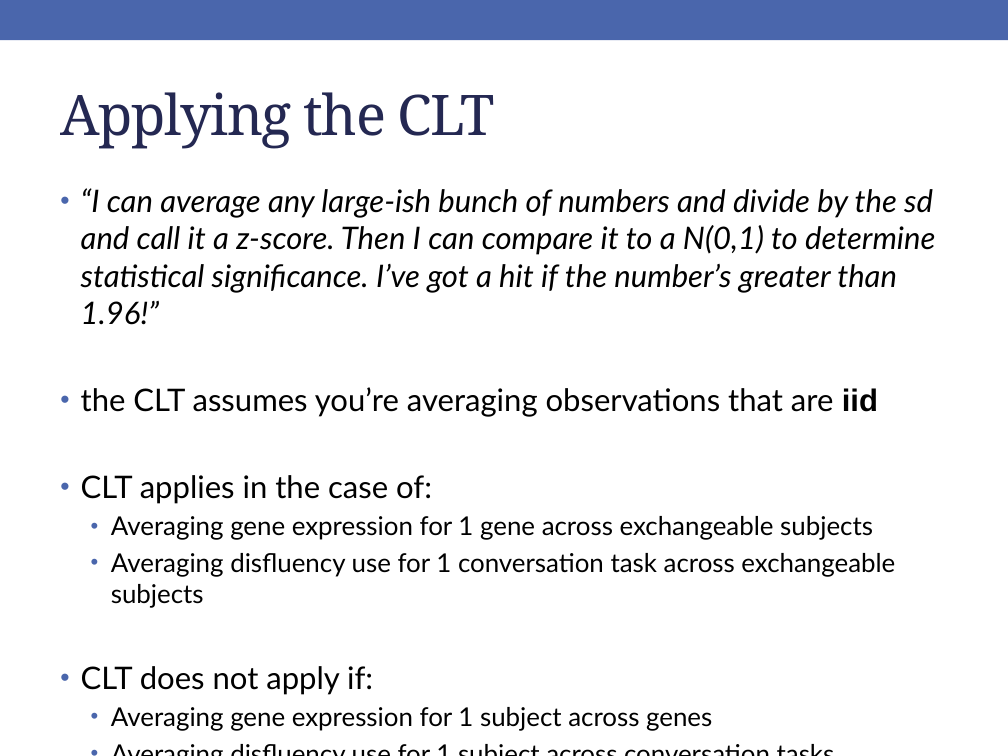
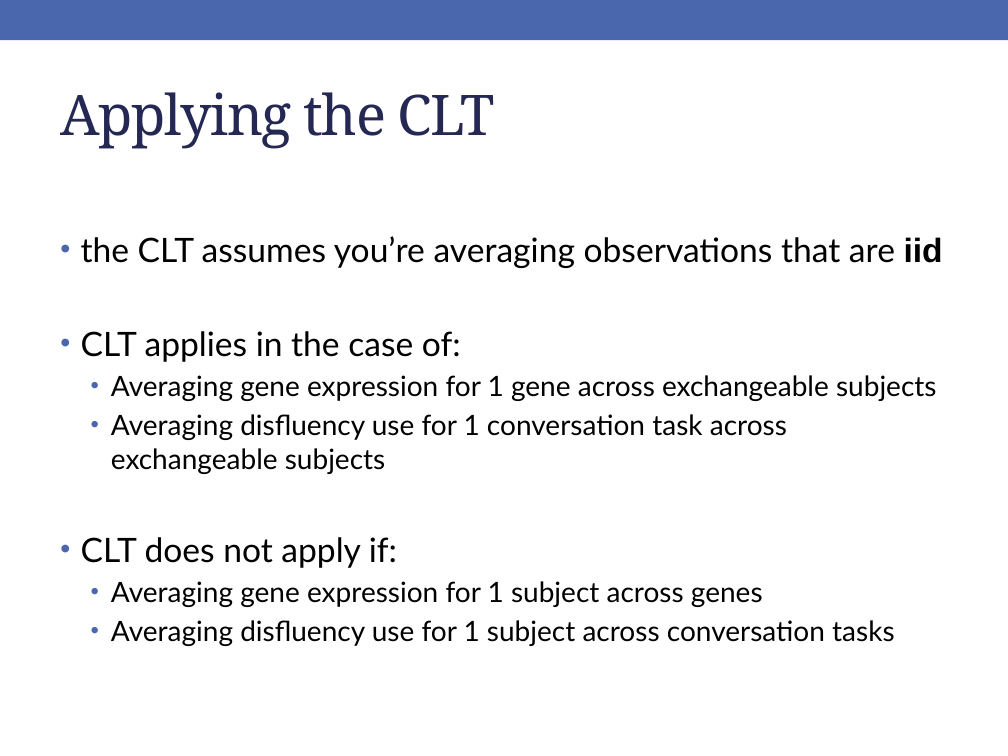
Before and after one commit to rebeccal/ohsu-math630, a slide deck: slide 70 of slides/cm041.pptx (slide 73 before the commit). Drawn at 1008x756 pixels with LibreOffice and Linux fonts; fonts in the diff are those of the drawing. Boxes give left, top, right and bottom in pixels: in the first picture for what was removed or moved away, otherwise in the second. Text is boxed around its words. In the diff, an @@ line names an element or a change of style, - is before the commit and + after.

```diff
--- a/slides/cm041.pptx
+++ b/slides/cm041.pptx
@@ text "the CLT assumes you’re averaging ..." at <box>81,236,943,646</box>: size 22.2 to 24 pt in "the CLT assumes you’re averaging observations that ...", "CLT applies in the case of:", "CLT does not apply if:"; size 18.5 to 20 pt in "Averaging gene expression for 1 gene across ...", "Averaging disfluency use for 1 conversation task ...", "Averaging gene expression for 1 subject across ...", "Averaging disfluency use for 1 subject across ..." @@
@@ text at <box>81,188,935,325</box>: paragraph removed @@
-• “I can average any large-ish bunch of numbers and divide by the sd and call it a z-score. Then I can compare it to a N(0,1) to determine statistical significance. I’ve got a hit if the number’s greater than 1.96!”
```
Also in this commit, not shown: 2 other slides changed, 3 slides removed, 17 other files.
